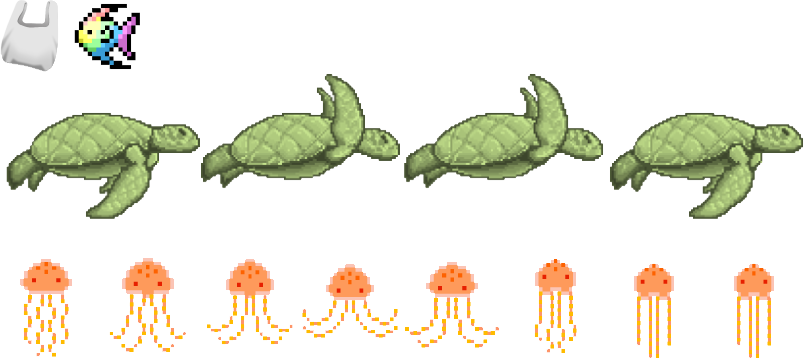
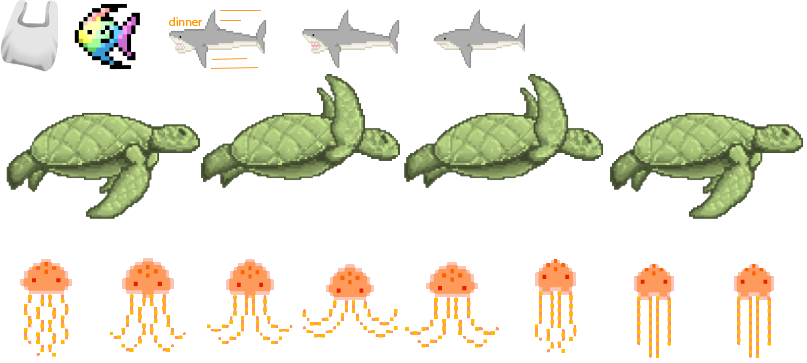
Comparing the layer stacks of the two 807×363 images. Changes:
added layer "Shape 4" above "Shape 3" over [220, 20, 241, 21]
added layer "Shape 3" above "Shape 2" over [212, 58, 247, 60]
added layer "Shape 2" above "Shape 1" over [211, 67, 258, 69]
added layer "Shape 1" above "dinner" over [220, 10, 261, 11]
added layer "dinner" above "Layer 1" over [169, 17, 202, 26]
added layer "Layer 1" above "Layer 0" over [169, 9, 525, 68]
